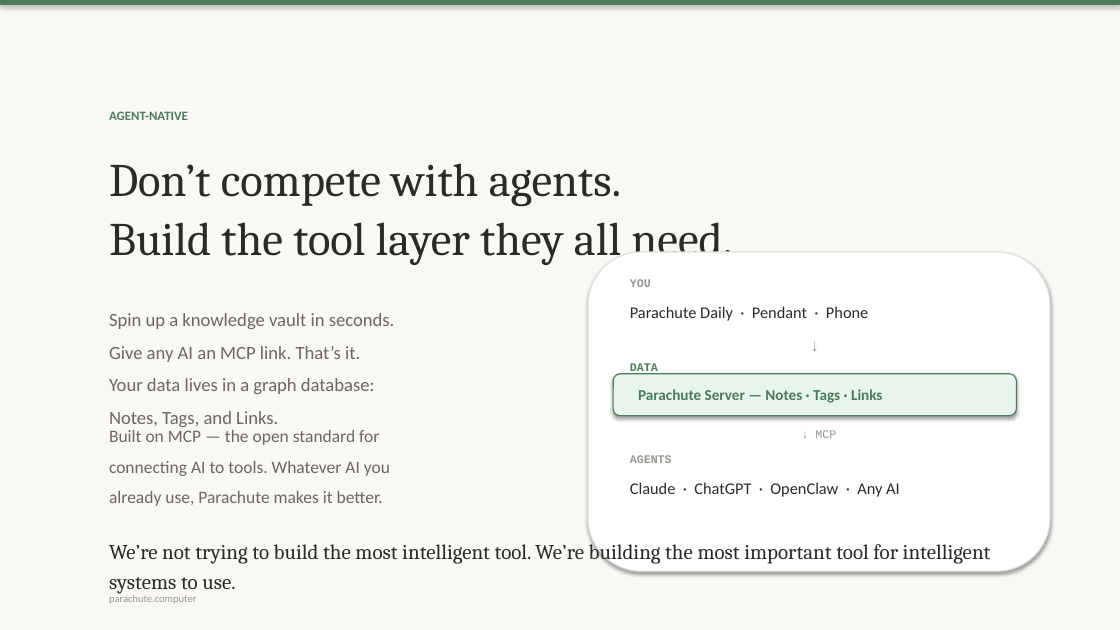
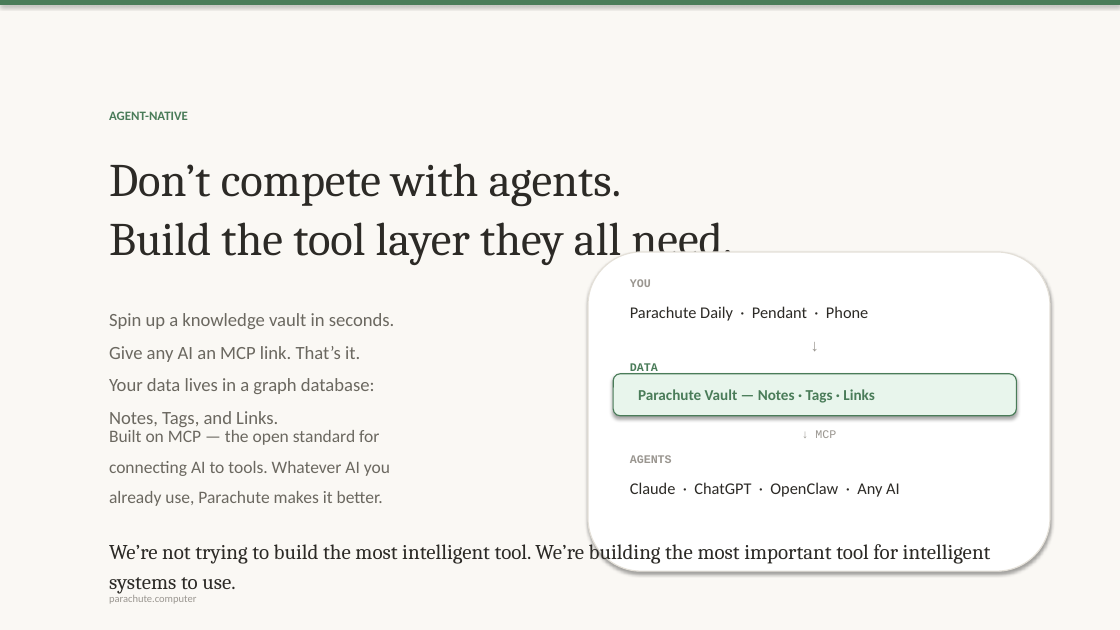
Before and after one commit to ParachuteComputer/parachute.computer, a slide deck: slide 4 of nvc-pitch-deck.pptx. Drawn at 1120x630 pixels with LibreOffice and Linux fonts; fonts in the diff are those of the drawing. Boxes give left, top, right and bottom in pixels: in the first picture for what was removed or moved away, otherwise in the second. Text is boxed around its words. In the diff, an @@ line names an element or a change of style, - is before the commit and + after.

```diff
--- a/nvc-pitch-deck.pptx
+++ b/nvc-pitch-deck.pptx
@@ text at [638,389,874,403]: text changed @@
-Parachute Server — Notes · Tags · Links
+Parachute Vault — Notes · Tags · Links
```
Also in this commit, not shown: 2 other files.
